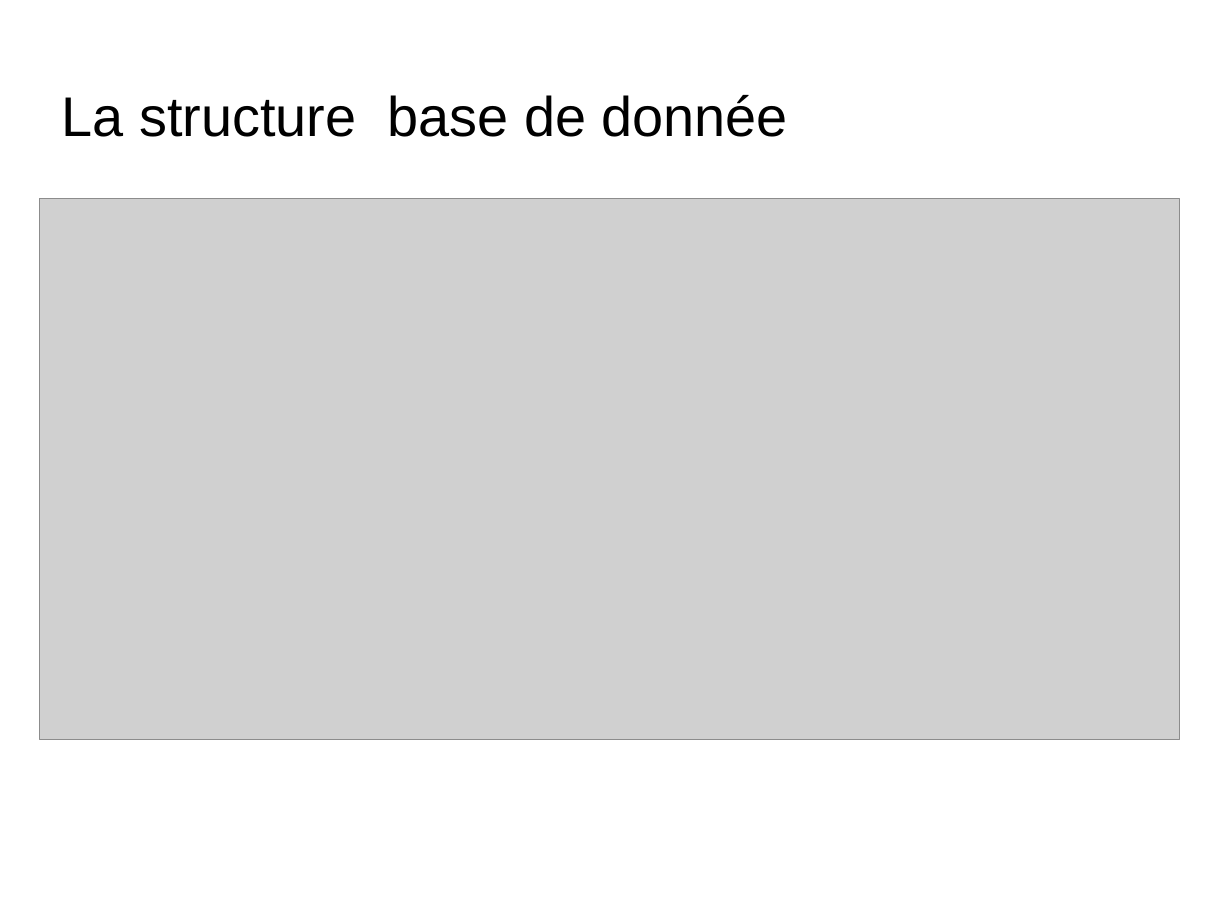
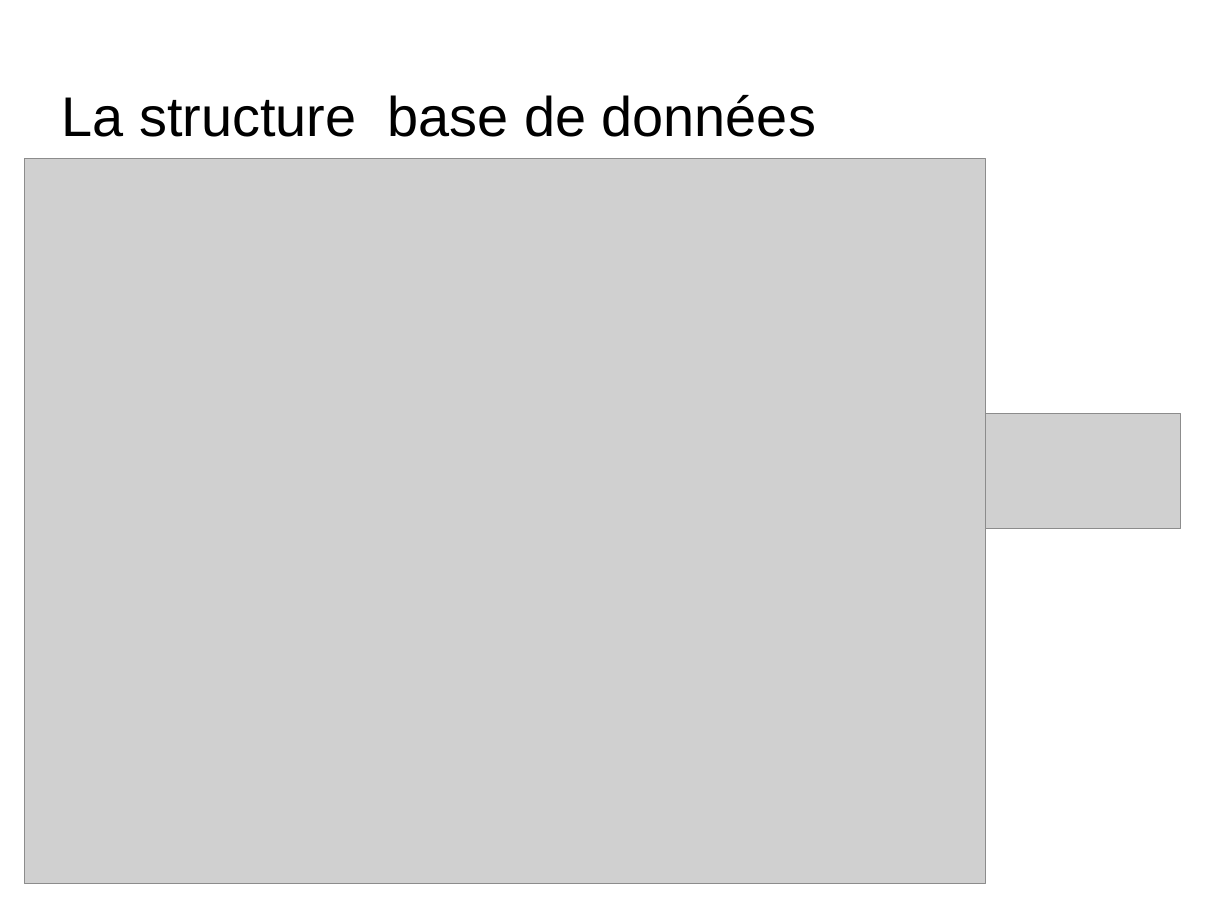
Before and after one commit to ClementM0512/Projet_Ortho, a slide deck: slide 8 of diapo karl Bourgault.odp (slide 6 before the commit). Drawn at 1232x924 pixels with LibreOffice and Linux fonts; fonts in the diff are those of the drawing; grey boxes stand for pictures; background and template pictures are left out. Boxes give left, top, right and bottom in pixels: in the first picture for what was removed or moved away, otherwise in the second. Text is boxed around its words. In the diff, an @@ line names an element or a change of style, - is before the commit and + after.

```diff
--- a/diapo karl Bourgault.odp
+++ b/diapo karl Bourgault.odp
@@ title at (x1=62, y1=95, x2=816, y2=137): text changed @@
-La structure base de donnée
+La structure base de données
@@ picture resized from (x1=39, y1=198, x2=1179, y2=739) to (x1=25, y1=159, x2=986, y2=884) @@
@@ picture added at (x1=986, y1=414, x2=1182, y2=529) @@
```
Also in this commit, not shown: 1 other slide changed, 6 slides added, 5 slides removed.
